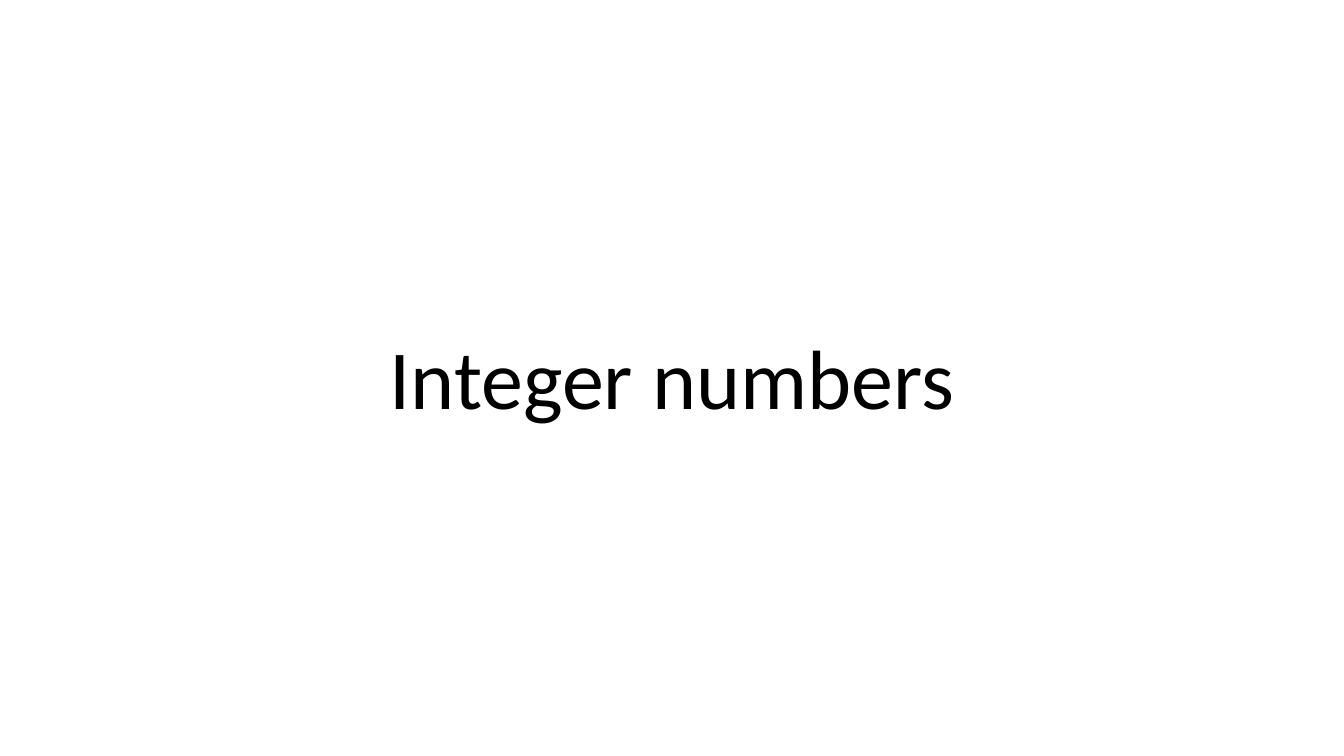
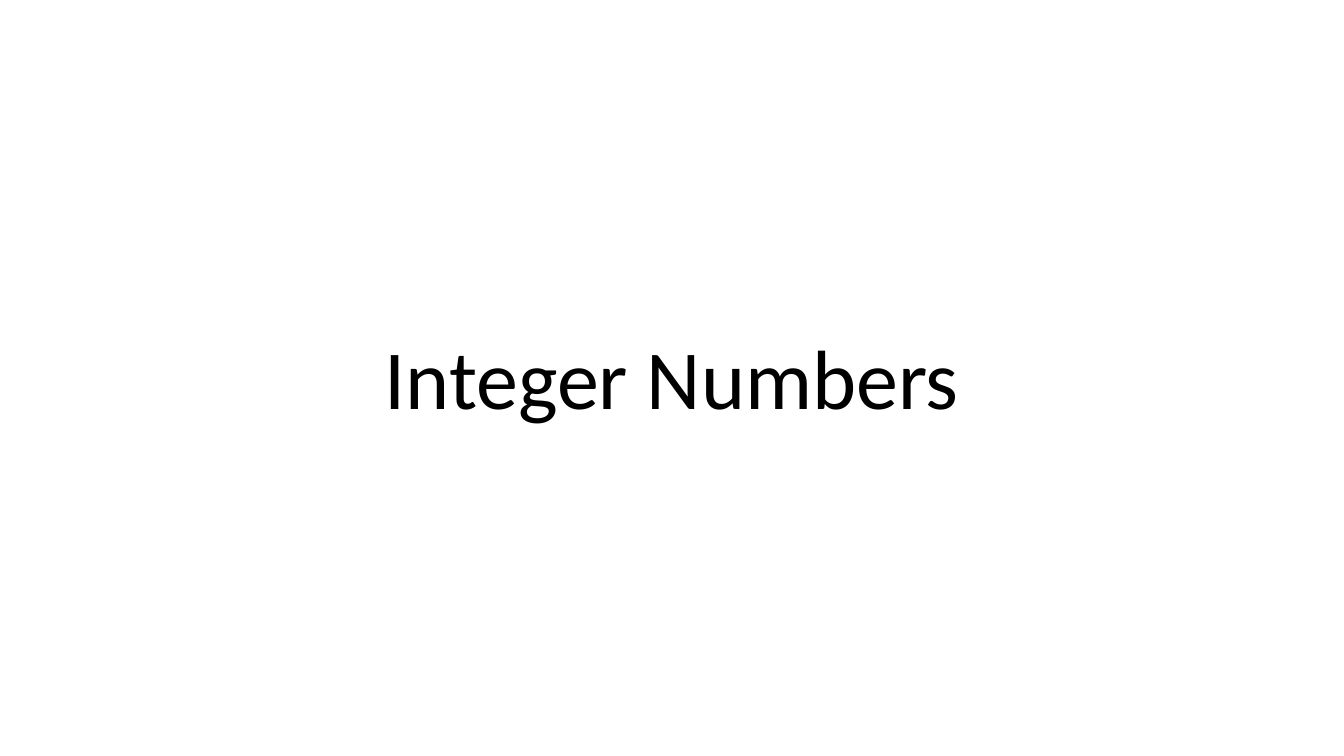
Before and after one commit to dayekuaipao/CPPLearning, a slide deck: slide 2 of week02/Lecture02.pptx. Drawn at 1344x756 pixels with LibreOffice and Linux fonts; fonts in the diff are those of the drawing; background and template pictures are left out. Boxes give left, top, right and bottom in pixels: in the first picture for what was removed or moved away, otherwise in the second. Text is boxed around its words. In the diff, an @@ line names an element or a change of style, - is before the commit and + after.

```diff
--- a/week02/Lecture02.pptx
+++ b/week02/Lecture02.pptx
@@ title at (x1=385, y1=350, x2=959, y2=424): text changed @@
-Integer numbers
+Integer Numbers
```
Also in this commit, not shown: 6 other slides changed, 2 slides added, 2 other files.
